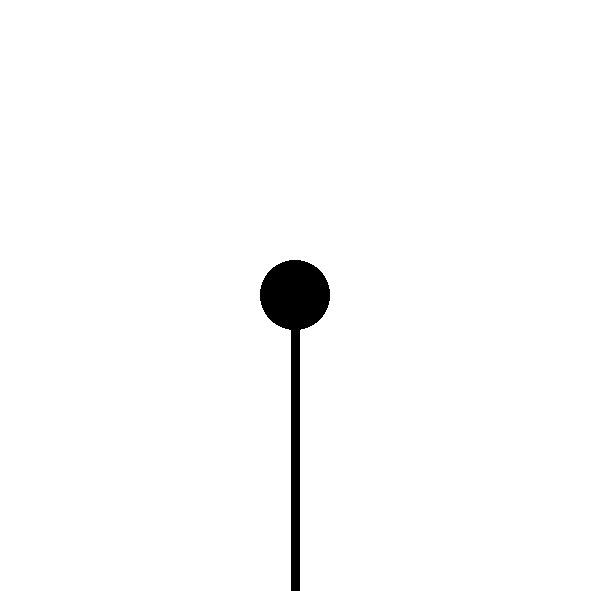
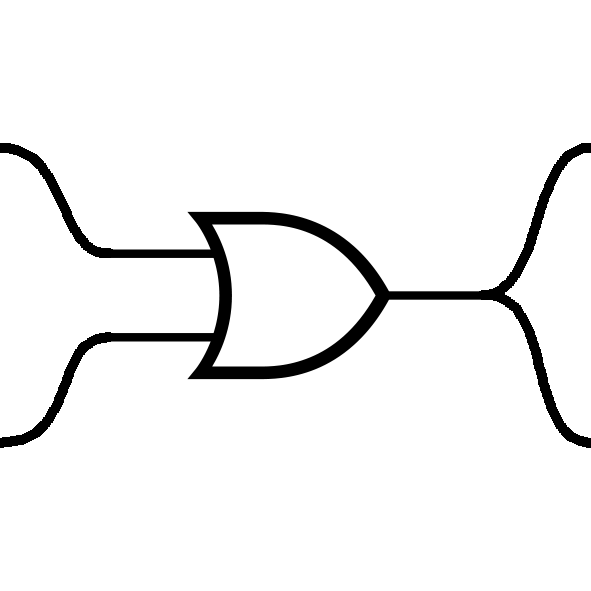
Layered file, before and after one edit (591 x 591). Changes by layer:
hid "half" over box(291, 291, 300, 591)
hid "dot" over box(260, 260, 330, 330)
added group "staggered wires" with 1 layers above "gates" over box(0, 143, 591, 448)
added layer "Layer 1" in group "staggered wires" over box(0, 143, 591, 448)
showed "OR_ANSI" over box(107, 211, 484, 380)
